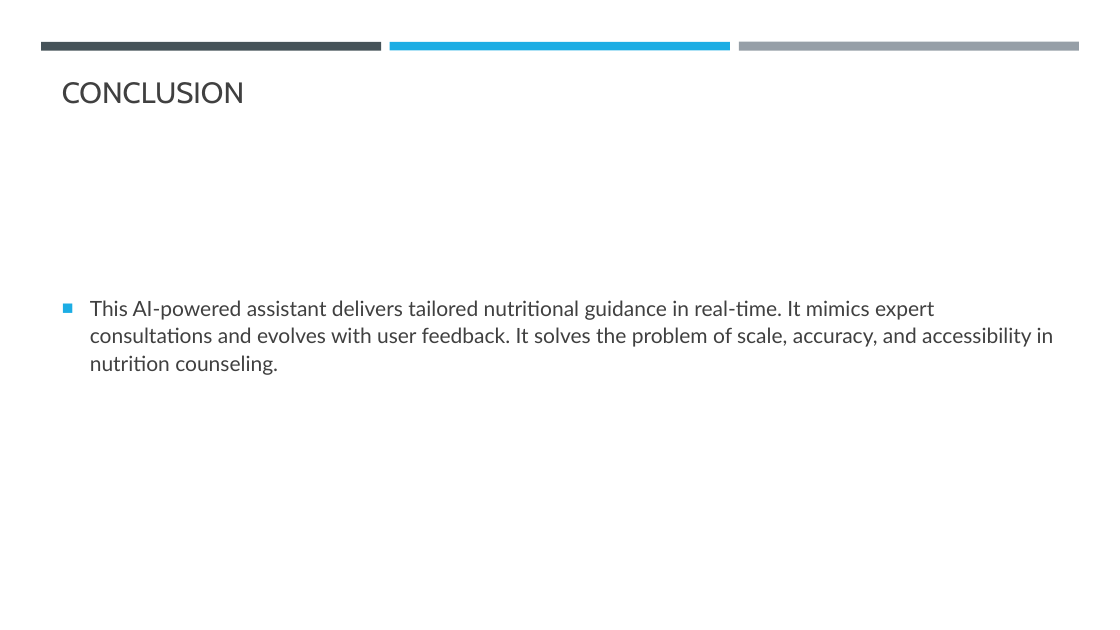
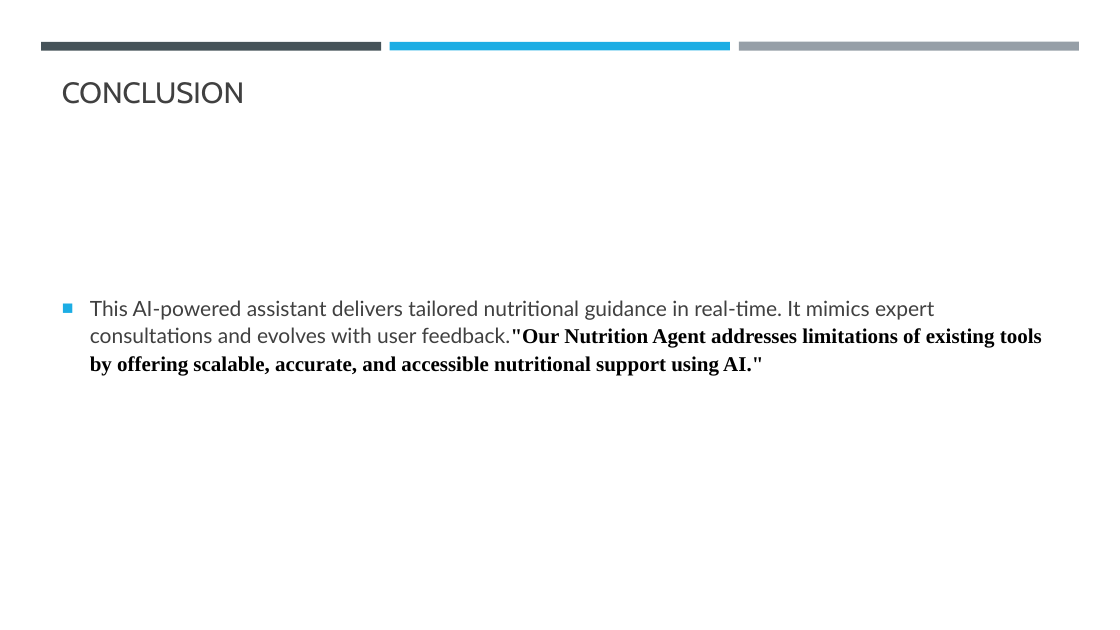
Before and after one commit to mushu677/Nutrition_Agent, a slide deck: slide 8 of Nutrition_Agent_Presentation(1).pptx. Drawn at 1120x630 pixels with LibreOffice and Linux fonts; fonts in the diff are those of the drawing; background and template pictures are left out. Boxes give left, top, right and bottom in pixels: in the first picture for what was removed or moved away, otherwise in the second. Text is boxed around its words. In the diff, an @@ line names an element or a change of style, - is before the commit and + after.

```diff
--- a/Nutrition_Agent_Presentation(1).pptx
+++ b/Nutrition_Agent_Presentation(1).pptx
@@ text at (x1=90, y1=300, x2=1042, y2=376): text changed @@
-■ This AI-powered assistant delivers tailored nutritional guidance in real-time. It mimics expert consultations and evolves with user feedback. It solves the problem of scale, accuracy, and accessibility in nutrition counseling.
+■ This AI-powered assistant delivers tailored nutritional guidance in real-time. It mimics expert consultations and evolves with user feedback."Our Nutrition Agent addresses limitations of existing tools by offering scalable, accurate, and accessible nutritional support using AI."
```
Also in this commit, not shown: 1 other slide changed.
